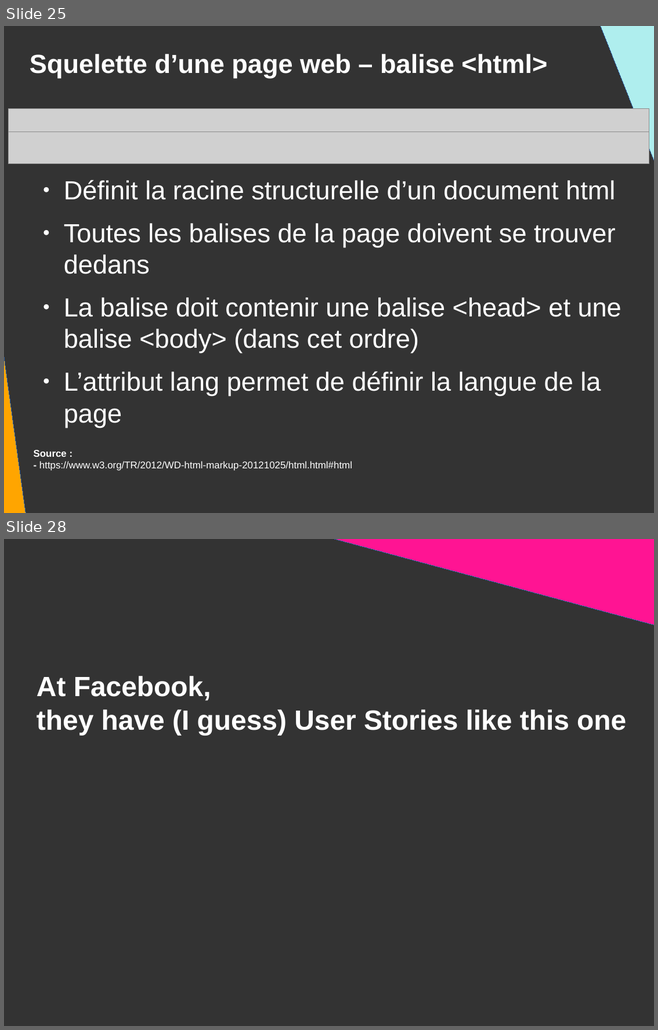
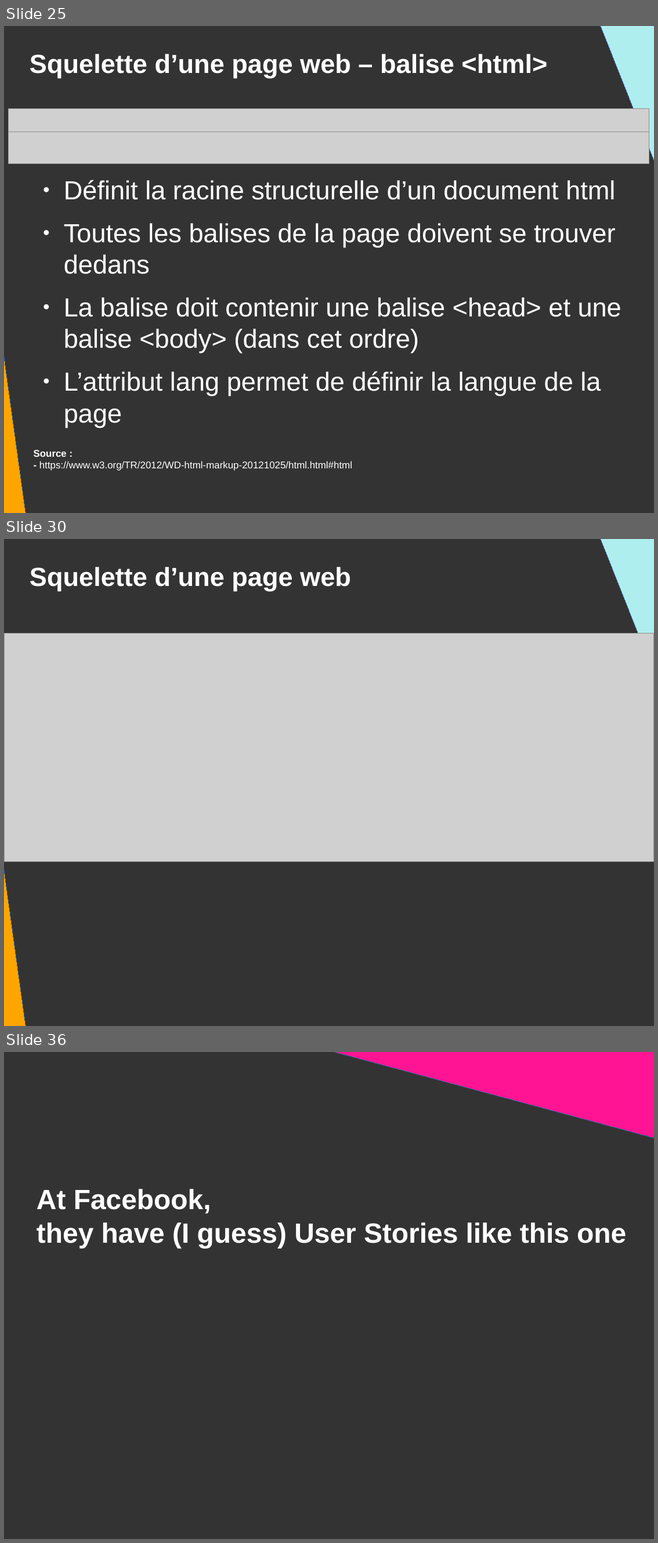
Before and after one commit to DanYellow/presentations, a slide deck: mmi/html/presentation.odp. Shown one above the other, each under a label of ours: slides 25 and 28 before the commit, slides 25, 30 and 36 after it; the slides between them are not shown. The pictures are 658x1030 and 658x1543 pixels, drawn with LibreOffice and Linux fonts; fonts in the diff are those of the drawing; grey boxes stand for pictures. Boxes give left, top, right and bottom in pixels: in the first picture for what was removed or moved away, otherwise in the second. Text is boxed around its words. In the diff, an @@ line names an element or a change of style, - is before the commit and + after.

```diff
--- a/mmi/html/presentation.odp
+++ b/mmi/html/presentation.odp
@@ slide 30 added at <box>4,539,654,1026</box>, background #333333 @@
@@ right triangle added at <box>593,539,654,774</box>, fill #AFEEEE, outline #3465A4 0 pt @@
@@ title added at <box>30,567,351,591</box>, 32 pt, text #FFFFFF, bold @@
+Squelette d’une page web
@@ right triangle added at <box>4,614,28,1026</box>, fill #FFA500, outline #3465A4 0 pt @@
@@ picture added at <box>4,634,654,862</box> @@
@@ what was slide 28 is now slide 36 @@
```
Also in this commit, not shown: 5 slides changed, 8 other slides added, 2 slides removed, 5 other files.
